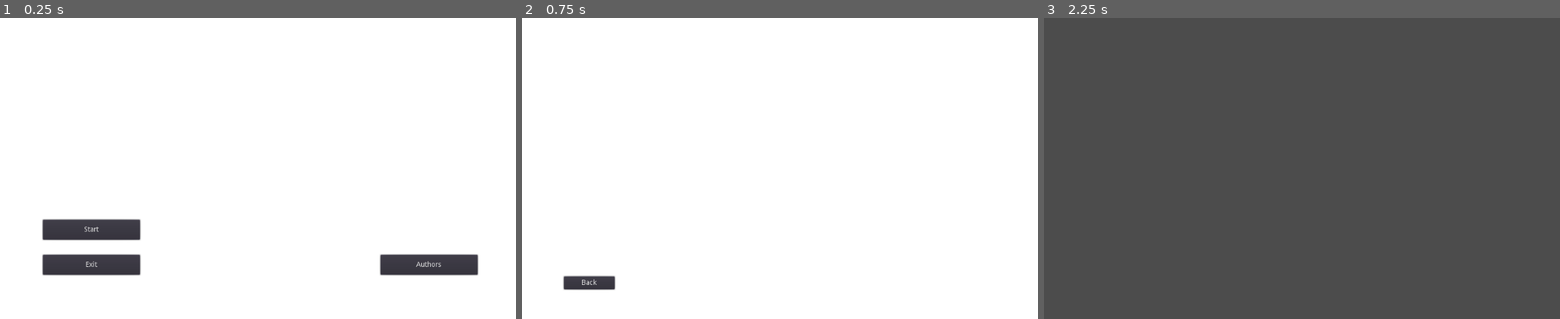
Above: before the commit, frames 1-3 (left to right).
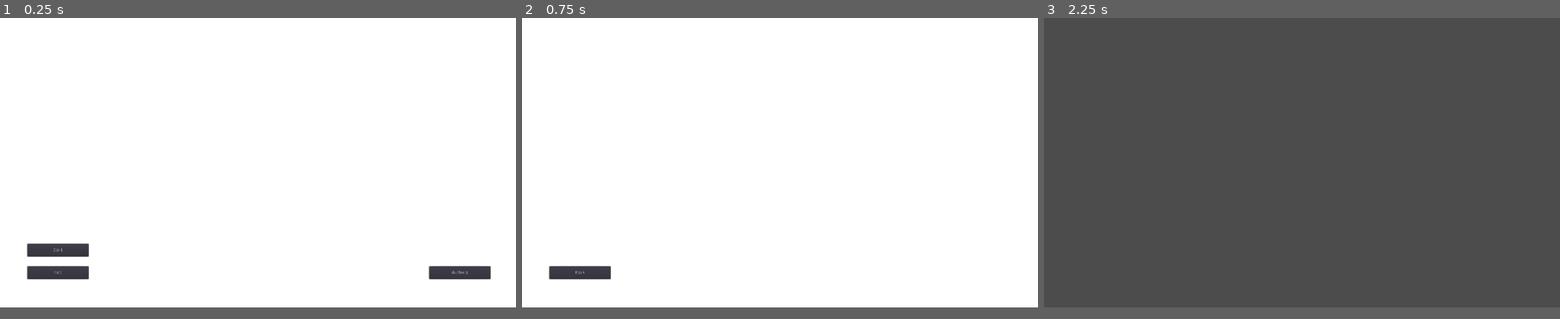
Above: after the commit, the same moments.

Repository: theneoxs/time_judge
Game: Godot game, scene res://GUI/main_menu.tscn
Two runs of this game, one before a commit and one after it. Both use one fixed random seed, a clock stepped at 60 frames per second and the inputs below.
Inputs:
- Up to frame 1 (0.25 s): no input
- Up to frame 2 (0.75 s): click "Authors" at 0.5 s
- Up to frame 3 (2.25 s): click "Back" at 1.25 s; click "Start" at 2 s
In our replay, the window is 800x468 before the commit and 800x450 after it. These sizes can differ from the game's own. Grey fills any space a smaller window leaves; there, only what the larger window draws over its background counts as a difference.

The runs differ from the first frame. In frame 1, 4.6% of the frame differs, in the area x 5-96%, y 66-87%; in frame 2, 0.9%; in frame 3, only the window size differs.

Commit message:
Change screen size

Diff:
--- a/GUI/Author.tscn
+++ b/GUI/Author.tscn
@@ -14,10 +14,10 @@
 [node name="Back_btn" type="Button" parent="ColorRect"]
 anchor_top = 1.0
 anchor_bottom = 1.0
-margin_left = 83.0
-margin_top = -85.0
-margin_right = 184.0
-margin_bottom = -59.0
+margin_left = 85.0
+margin_top = -128.0
+margin_right = 275.0
+margin_bottom = -88.0
 text = "Back"
 
 [connection signal="pressed" from="ColorRect/Back_btn" to="." method="_on_Back_btn_pressed"]
--- a/GUI/main_menu.tscn
+++ b/GUI/main_menu.tscn
@@ -16,7 +16,7 @@
 anchor_bottom = 1.0
 margin_left = 85.0
 margin_top = -128.0
-margin_right = 278.0
+margin_right = 275.0
 margin_bottom = -88.0
 text = "Exit"
 
@@ -25,7 +25,7 @@
 anchor_bottom = 1.0
 margin_left = 85.0
 margin_top = -198.0
-margin_right = 278.0
+margin_right = 275.0
 margin_bottom = -158.0
 text = "Start"
 
@@ -36,7 +36,7 @@
 anchor_bottom = 1.0
 margin_left = -269.0
 margin_top = -128.0
-margin_right = -76.0
+margin_right = -79.0
 margin_bottom = -88.0
 text = "Authors"
 
--- a/project.godot
+++ b/project.godot
@@ -14,6 +14,14 @@
 run/main_scene="res://GUI/Main_menu.tscn"
 config/icon="res://icon.png"
 
+[display]
+
+window/size/width=1600
+window/size/height=900
+window/size/fullscreen=true
+window/stretch/mode="2d"
+window/stretch/aspect="keep"
+
 [gui]
 
 common/drop_mouse_on_gui_input_disabled=true
